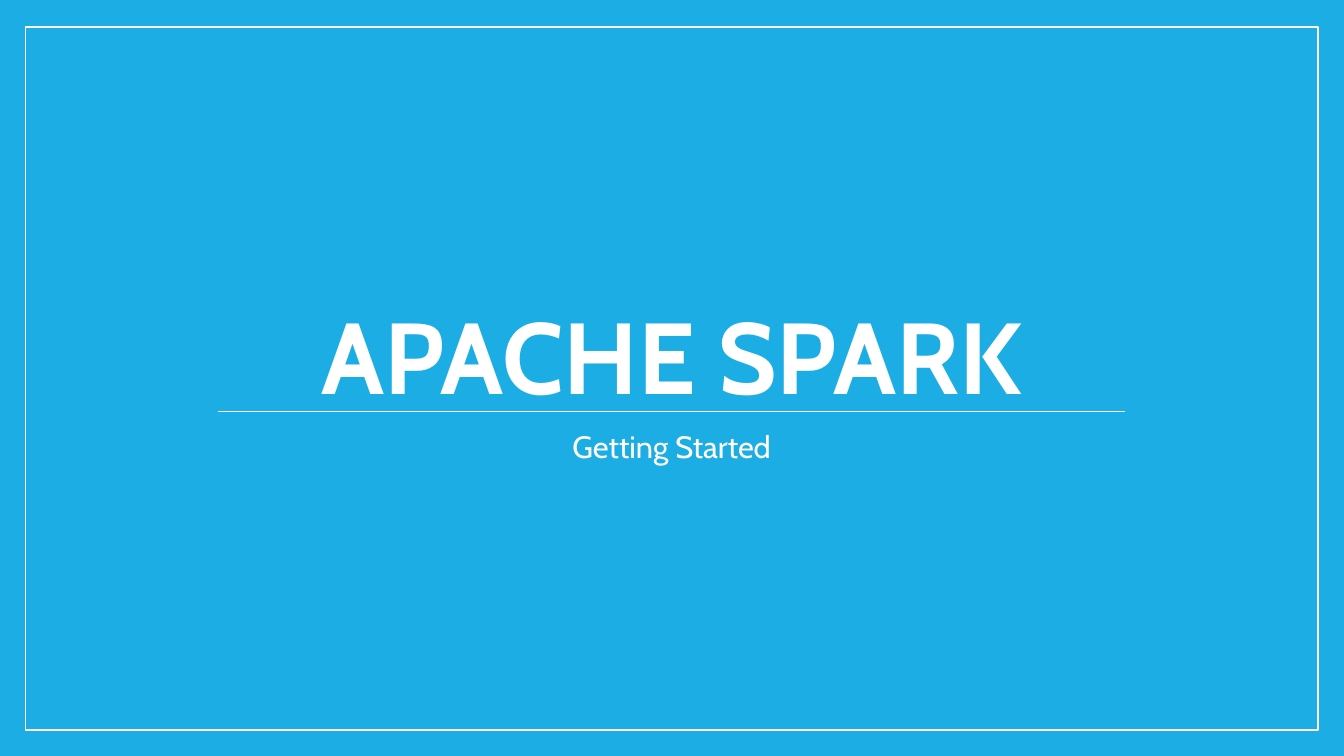
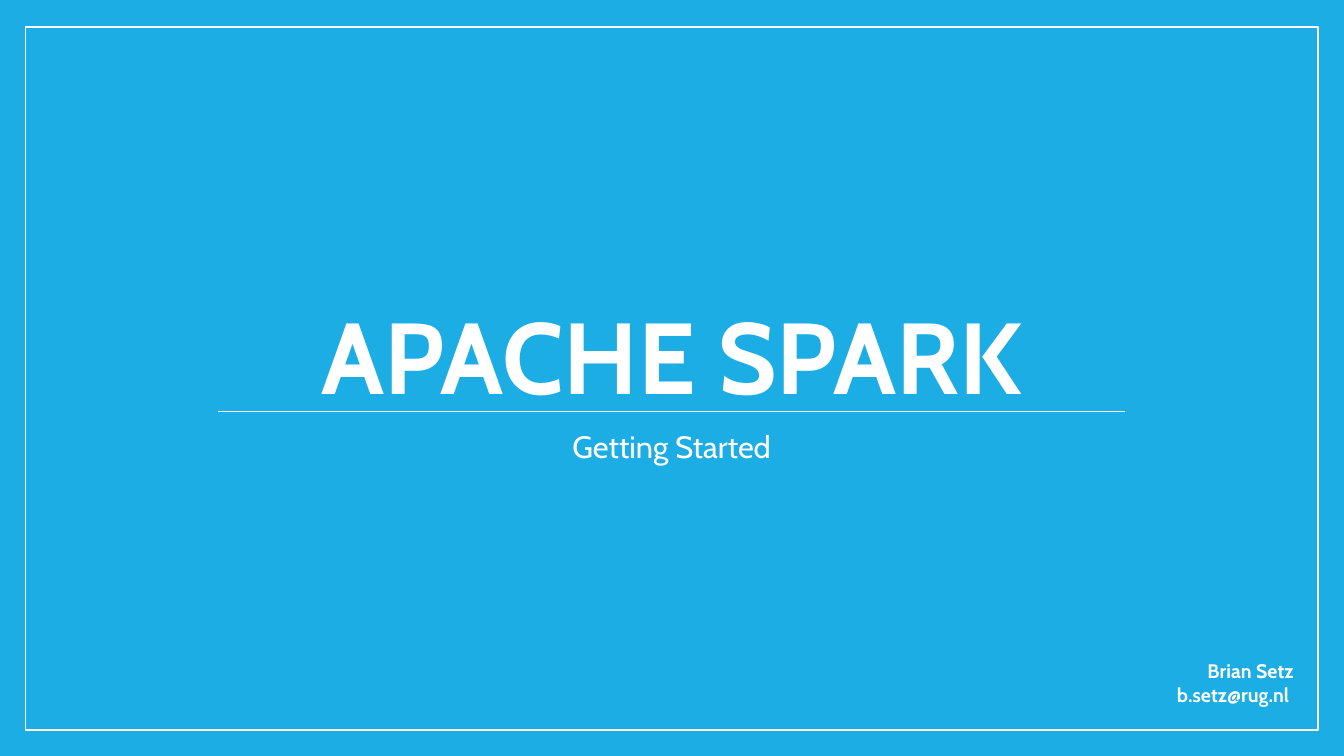
Before and after one commit to BrianSetz/spark-bootcamp, a slide deck: slide 1 of slides/Apache Spark Bootcamp.pptx. Drawn at 1344x756 pixels with LibreOffice and Linux fonts; fonts in the diff are those of the drawing. Boxes give left, top, right and bottom in pixels: in the first picture for what was removed or moved away, otherwise in the second. Text is boxed around its words. In the diff, an @@ line names an element or a change of style, - is before the commit and + after.

```diff
--- a/slides/Apache Spark Bootcamp.pptx
+++ b/slides/Apache Spark Bootcamp.pptx
@@ text added at box(1177, 664, 1294, 707), 14 pt, text #FFFFFF, bold @@
+Brian Setz
+b.setz@rug.nl
```
Also in this commit, not shown: 6 other slides changed, 1 slide added, 1 other file.
